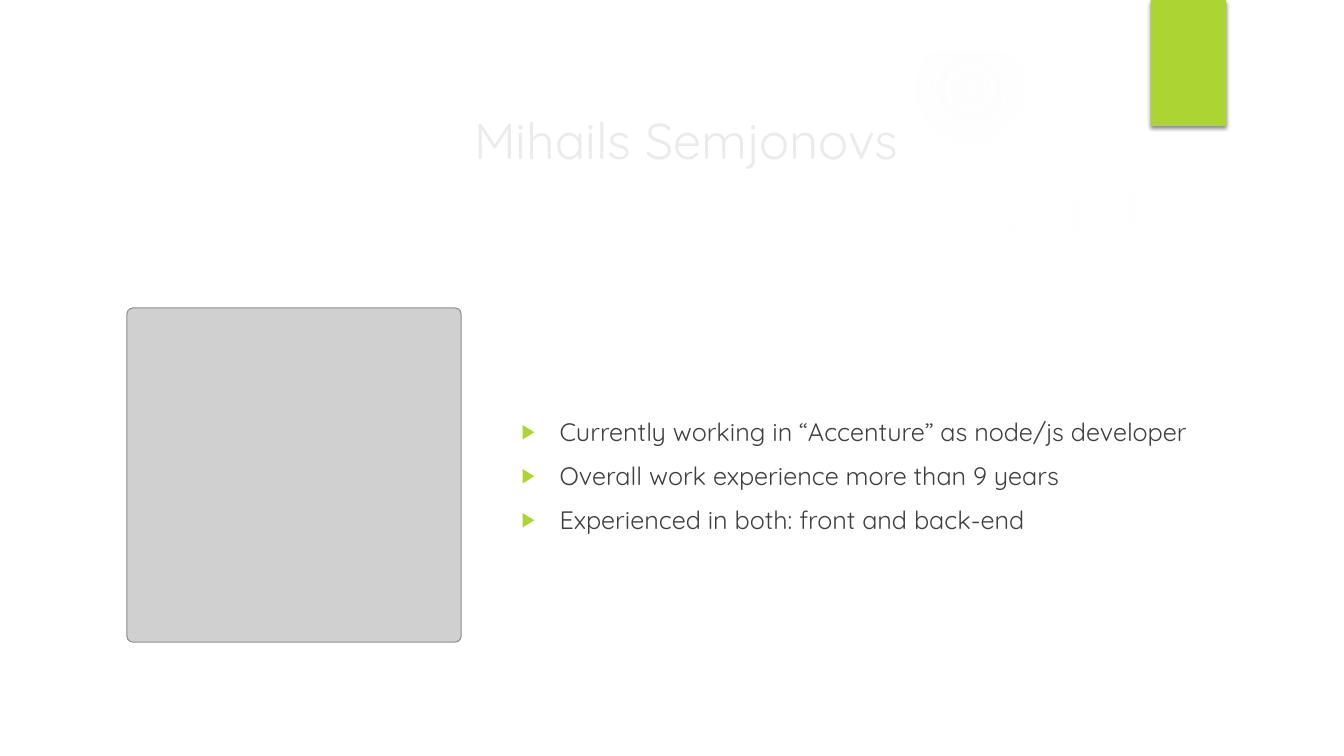
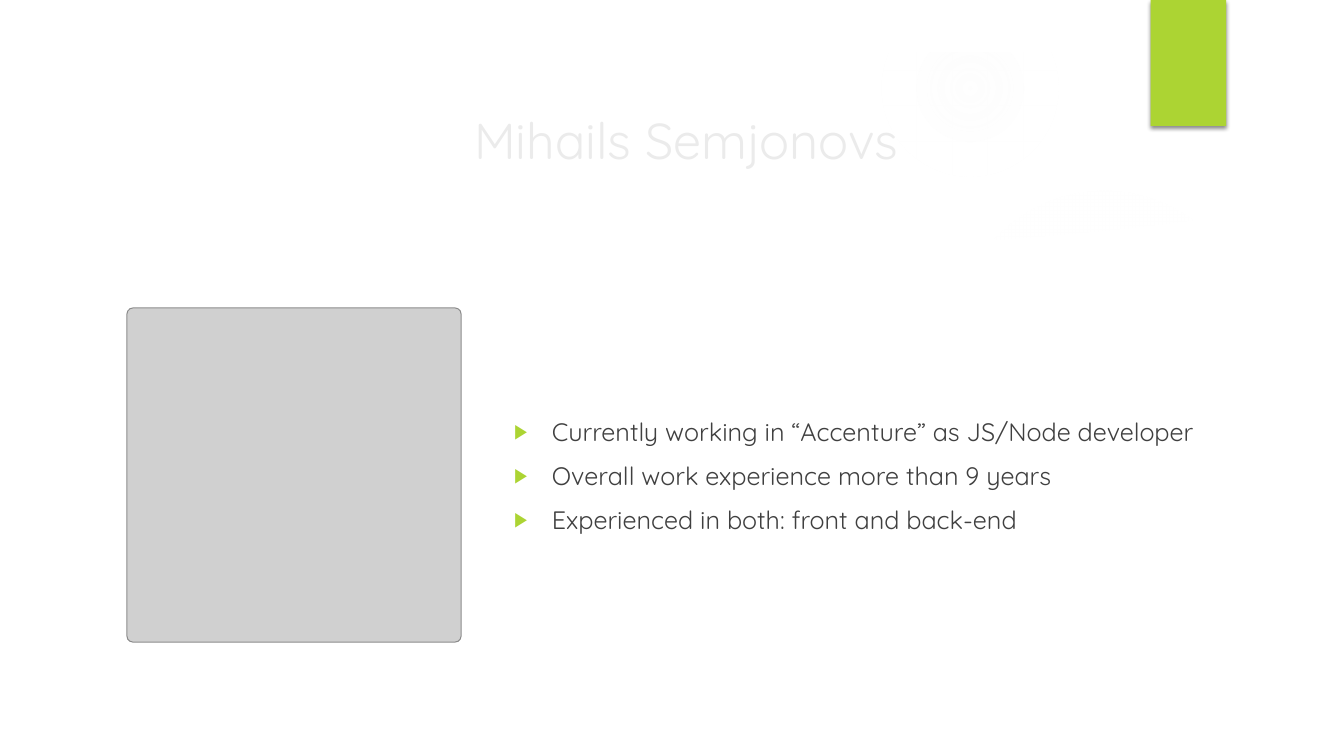
Before and after one commit to muxahuk/asyncJs, a slide deck: slide 2 of Asynchronous JavaScript.pptx. Drawn at 1344x756 pixels with LibreOffice and Linux fonts; fonts in the diff are those of the drawing; grey boxes stand for pictures; background and template pictures are left out. Boxes give left, top, right and bottom in pixels: in the first picture for what was removed or moved away, otherwise in the second. Text is boxed around its words. In the diff, an @@ line names an element or a change of style, - is before the commit and + after.

```diff
--- a/Asynchronous JavaScript.pptx
+++ b/Asynchronous JavaScript.pptx
@@ text "Currently working in “Accenture” as ...": place and size @@
-text "Currently working in “Accenture” as ..." at box(560, 421, 1187, 534)
+text "Currently working in “Accenture” as ..." at box(552, 421, 1194, 534)
@@ text at box(552, 421, 1194, 446): text changed @@
-▶ Currently working in “Accenture” as node/js developer
+▶ Currently working in “Accenture” as JS/Node developer
```
Also in this commit, not shown: 13 other slides changed, 10 slides added, 5 slides removed.
